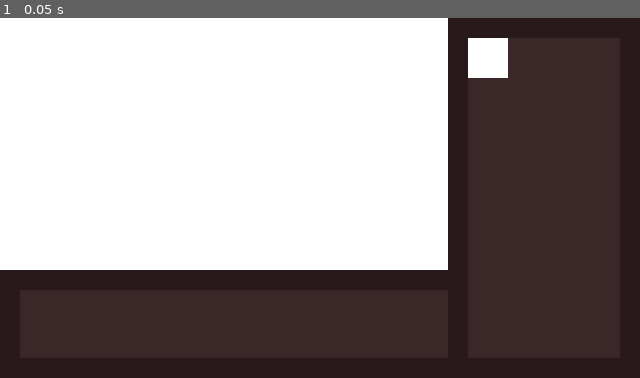
Above: before the commit, frame 1.
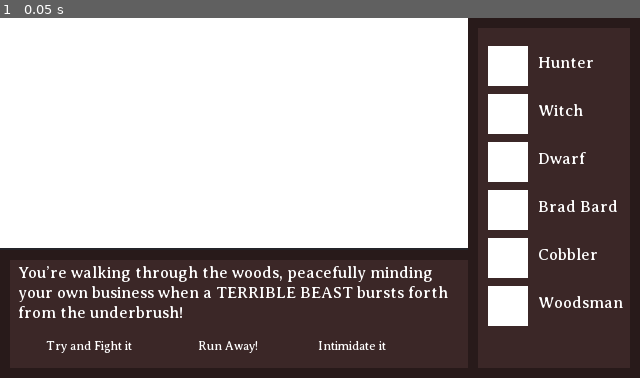
Above: after the commit, the same moment.

Repository: cmgreer/GameJam2020
Game: Godot game, scene res://OregonTrail/Scenes/OregonTrailRoot.tscn
The game is run twice, just before and just after one commit, with the same random seed, the same clock (stepped at 60 frames per second) and the same inputs.
Inputs:
- Up to frame 1 (0.05 s): no input

The runs differ from the first frame. In frame 1, 14% of the frame differs, in the area x 0-98%, y 0-94%.

Commit message:
Added a lil mockup

Diff:
--- a/godotProject/OregonTrail/Scenes/OregonTrailRoot.tscn
+++ b/godotProject/OregonTrail/Scenes/OregonTrailRoot.tscn
@@ -1,24 +1,37 @@
-[gd_scene format=2]
+[gd_scene load_steps=5 format=2]
+
+[ext_resource path="res://OregonTrail/Fonts/Averia_Serif_Libre/AveriaSerifLibre-Regular.ttf" type="DynamicFontData" id=1]
+
+[sub_resource type="DynamicFont" id=1]
+size = 8
+font_data = ExtResource( 1 )
+
+[sub_resource type="DynamicFont" id=2]
+size = 8
+font_data = ExtResource( 1 )
+
+[sub_resource type="DynamicFont" id=3]
+size = 6
+font_data = ExtResource( 1 )
 
 [node name="OregonTrailRoot" type="Node2D"]
 
-[node name="Panel" type="Panel" parent="."]
+[node name="Beast" type="Panel" parent="."]
 margin_right = 320.0
 margin_bottom = 180.0
 __meta__ = {
 "_edit_use_anchors_": false
 }
 
-[node name="Art" type="ColorRect" parent="Panel"]
-margin_right = 14.0
-margin_bottom = 14.0
-rect_scale = Vector2( 16, 9 )
-__meta__ = {
-"_edit_use_anchors_": false
-}
-
-[node name="CharacterBorder" type="ColorRect" parent="Panel"]
-margin_left = 224.0
+[node name="Art" type="ColorRect" parent="Beast"]
+margin_right = 234.0
+margin_bottom = 115.0
+__meta__ = {
+"_edit_use_anchors_": false
+}
+
+[node name="CharacterBorder" type="ColorRect" parent="Beast"]
+margin_left = 234.0
 margin_right = 320.0
 margin_bottom = 180.0
 color = Color( 0.160784, 0.105882, 0.105882, 1 )
@@ -26,35 +39,183 @@
 "_edit_use_anchors_": false
 }
 
-[node name="CharacterBox" type="ColorRect" parent="Panel/CharacterBorder"]
-margin_left = 10.0
-margin_top = 10.0
-margin_right = 86.0
-margin_bottom = 170.0
+[node name="CharacterBox" type="ColorRect" parent="Beast/CharacterBorder"]
+margin_left = 5.0
+margin_top = 5.0
+margin_right = 81.0
+margin_bottom = 175.0
 color = Color( 0.235294, 0.156863, 0.156863, 1 )
 __meta__ = {
 "_edit_use_anchors_": false
 }
 
-[node name="ColorRect" type="ColorRect" parent="Panel/CharacterBorder/CharacterBox"]
-margin_right = 20.0
-margin_bottom = 20.0
-
-[node name="ChoicesBorder" type="ColorRect" parent="Panel"]
-margin_top = 126.0
-margin_right = 224.0
+[node name="HunterIcon" type="ColorRect" parent="Beast/CharacterBorder/CharacterBox"]
+margin_left = 5.0
+margin_top = 9.0
+margin_right = 25.0
+margin_bottom = 29.0
+__meta__ = {
+"_edit_use_anchors_": false
+}
+
+[node name="HunterText" type="RichTextLabel" parent="Beast/CharacterBorder/CharacterBox/HunterIcon"]
+margin_left = 25.0
+margin_top = 4.0
+margin_right = 75.0
+margin_bottom = 17.0
+custom_fonts/normal_font = SubResource( 1 )
+text = "Hunter"
+
+[node name="HunterIcon2" type="ColorRect" parent="Beast/CharacterBorder/CharacterBox"]
+margin_left = 5.0
+margin_top = 33.0
+margin_right = 25.0
+margin_bottom = 53.0
+__meta__ = {
+"_edit_use_anchors_": false
+}
+
+[node name="HunterText" type="RichTextLabel" parent="Beast/CharacterBorder/CharacterBox/HunterIcon2"]
+margin_left = 25.0
+margin_top = 4.0
+margin_right = 75.0
+margin_bottom = 17.0
+custom_fonts/normal_font = SubResource( 1 )
+text = "Witch"
+
+[node name="HunterIcon3" type="ColorRect" parent="Beast/CharacterBorder/CharacterBox"]
+margin_left = 5.0
+margin_top = 57.0
+margin_right = 25.0
+margin_bottom = 77.0
+__meta__ = {
+"_edit_use_anchors_": false
+}
+
+[node name="HunterText" type="RichTextLabel" parent="Beast/CharacterBorder/CharacterBox/HunterIcon3"]
+margin_left = 25.0
+margin_top = 4.0
+margin_right = 75.0
+margin_bottom = 17.0
+custom_fonts/normal_font = SubResource( 1 )
+text = "Dwarf"
+
+[node name="HunterIcon4" type="ColorRect" parent="Beast/CharacterBorder/CharacterBox"]
+margin_left = 5.0
+margin_top = 81.0
+margin_right = 25.0
+margin_bottom = 101.0
+__meta__ = {
+"_edit_use_anchors_": false
+}
+
+[node name="HunterText" type="RichTextLabel" parent="Beast/CharacterBorder/CharacterBox/HunterIcon4"]
+margin_left = 25.0
+margin_top = 4.0
+margin_right = 75.0
+margin_bottom = 17.0
+custom_fonts/normal_font = SubResource( 1 )
+text = "Brad Bard"
+
+[node name="HunterIcon5" type="ColorRect" parent="Beast/CharacterBorder/CharacterBox"]
+margin_left = 5.0
+margin_top = 105.0
+margin_right = 25.0
+margin_bottom = 125.0
+__meta__ = {
+"_edit_use_anchors_": false
+}
+
+[node name="HunterText" type="RichTextLabel" parent="Beast/CharacterBorder/CharacterBox/HunterIcon5"]
+margin_left = 25.0
+margin_top = 4.0
+margin_right = 75.0
+margin_bottom = 17.0
+custom_fonts/normal_font = SubResource( 1 )
+text = "Cobbler"
+__meta__ = {
+"_edit_use_anchors_": false
+}
+
+[node name="HunterIcon6" type="ColorRect" parent="Beast/CharacterBorder/CharacterBox"]
+margin_left = 5.0
+margin_top = 129.0
+margin_right = 25.0
+margin_bottom = 149.0
+__meta__ = {
+"_edit_use_anchors_": false
+}
+
+[node name="HunterText" type="RichTextLabel" parent="Beast/CharacterBorder/CharacterBox/HunterIcon6"]
+margin_left = 25.0
+margin_top = 4.0
+margin_right = 75.0
+margin_bottom = 17.0
+custom_fonts/normal_font = SubResource( 1 )
+text = "Woodsman"
+__meta__ = {
+"_edit_use_anchors_": false
+}
+
+[node name="ChoicesBorder" type="ColorRect" parent="Beast"]
+margin_top = 116.0
+margin_right = 234.0
 margin_bottom = 180.0
 color = Color( 0.160784, 0.105882, 0.105882, 1 )
 __meta__ = {
 "_edit_use_anchors_": false
 }
 
-[node name="ChoicesBox" type="ColorRect" parent="Panel/ChoicesBorder"]
-margin_left = 10.0
-margin_top = 10.0
-margin_right = 224.0
-margin_bottom = 44.0
+[node name="ChoicesBox" type="ColorRect" parent="Beast/ChoicesBorder"]
+margin_left = 5.0
+margin_top = 5.0
+margin_right = 234.0
+margin_bottom = 59.0
 color = Color( 0.235294, 0.156863, 0.156863, 1 )
 __meta__ = {
 "_edit_use_anchors_": false
 }
+
+[node name="Description" type="RichTextLabel" parent="Beast/ChoicesBorder/ChoicesBox"]
+margin_left = 4.0
+margin_top = 2.0
+margin_right = 226.0
+margin_bottom = 38.0
+custom_fonts/normal_font = SubResource( 2 )
+text = "You’re walking through the woods, peacefully minding your own business when a TERRIBLE BEAST bursts forth from the underbrush!"
+__meta__ = {
+"_edit_use_anchors_": false
+}
+
+[node name="Choice0" type="RichTextLabel" parent="Beast/ChoicesBorder/ChoicesBox"]
+margin_left = 18.0
+margin_top = 39.0
+margin_right = 70.0
+margin_bottom = 50.0
+custom_fonts/normal_font = SubResource( 3 )
+text = "Try and Fight it"
+__meta__ = {
+"_edit_use_anchors_": false
+}
+
+[node name="Choice1" type="RichTextLabel" parent="Beast/ChoicesBorder/ChoicesBox"]
+margin_left = 94.0
+margin_top = 39.0
+margin_right = 146.0
+margin_bottom = 50.0
+custom_fonts/normal_font = SubResource( 3 )
+text = "Run Away!"
+__meta__ = {
+"_edit_use_anchors_": false
+}
+
+[node name="Choice2" type="RichTextLabel" parent="Beast/ChoicesBorder/ChoicesBox"]
+margin_left = 154.0
+margin_top = 39.0
+margin_right = 206.0
+margin_bottom = 50.0
+custom_fonts/normal_font = SubResource( 3 )
+text = "Intimidate it"
+__meta__ = {
+"_edit_use_anchors_": false
+}
Binary file added: godotProject/OregonTrail/Fonts/Averia_Serif_Libre/AveriaSerifLibre-Bold.ttf
Binary file added: godotProject/OregonTrail/Fonts/Averia_Serif_Libre/AveriaSerifLibre-BoldItalic.ttf
Binary file added: godotProject/OregonTrail/Fonts/Averia_Serif_Libre/AveriaSerifLibre-Italic.ttf
Binary file added: godotProject/OregonTrail/Fonts/Averia_Serif_Libre/AveriaSerifLibre-Light.ttf
Binary file added: godotProject/OregonTrail/Fonts/Averia_Serif_Libre/AveriaSerifLibre-LightItalic.ttf
Binary file added: godotProject/OregonTrail/Fonts/Averia_Serif_Libre/AveriaSerifLibre-Regular.ttf
Not shown, added: godotProject/OregonTrail/Fonts/Averia_Serif_Libre/OFL.txt
Binary file added: godotProject/OregonTrail/Fonts/Corben/Corben-Bold.ttf
Binary file added: godotProject/OregonTrail/Fonts/Corben/Corben-Regular.ttf
Not shown, added: godotProject/OregonTrail/Fonts/Corben/OFL.txt
Binary file added: godotProject/OregonTrail/Fonts/Medula_One/MedulaOne-Regular.ttf
Not shown, added: godotProject/OregonTrail/Fonts/Medula_One/OFL.txt
(and 5 more such lines)
